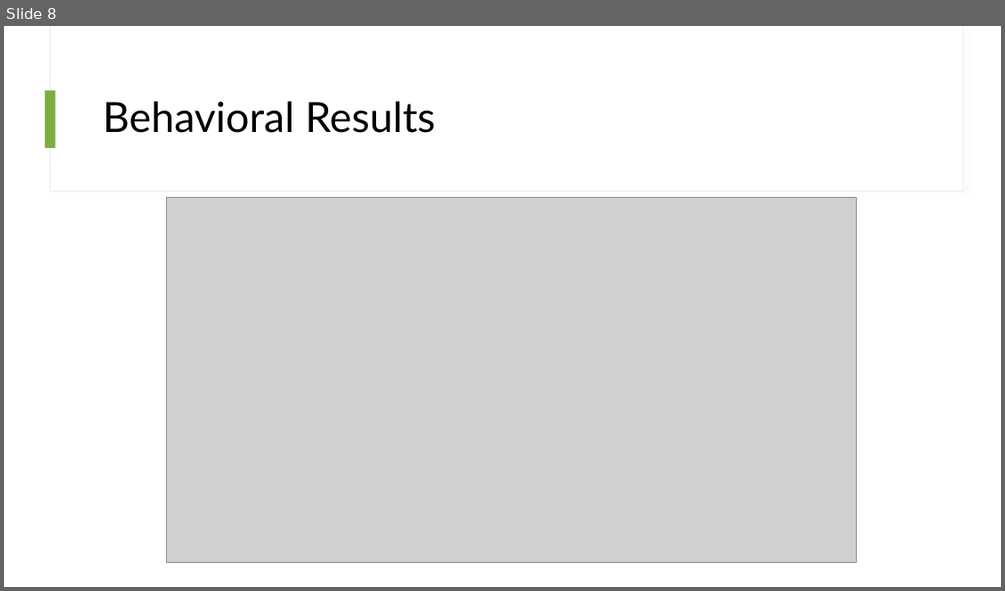
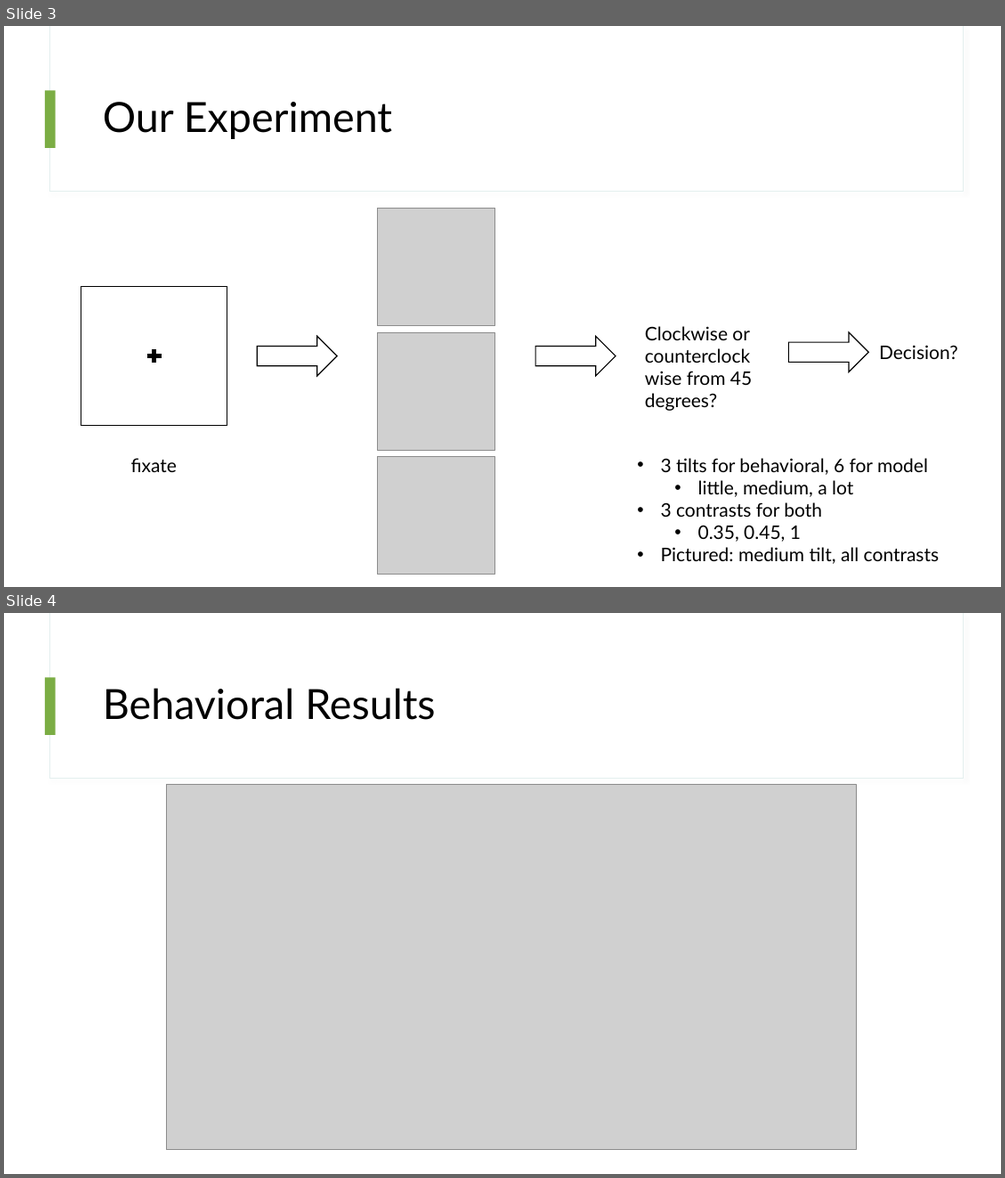
Before and after one commit to thor4/neuralnets, a slide deck: projects/1-CNN/presentations/Confidence Bias in Humans & Neural Networks.pptx. Shown one above the other, each under a label of ours: slide 8 before the commit, slides 3 and 4 after it. The pictures are 1005x591 and 1005x1178 pixels, drawn with LibreOffice and Linux fonts; fonts in the diff are those of the drawing; grey boxes stand for pictures. Boxes give left, top, right and bottom in pixels: in the first picture for what was removed or moved away, otherwise in the second. Text is boxed around its words. In the diff, an @@ line names an element or a change of style, - is before the commit and + after.

```diff
--- a/projects/1-CNN/presentations/Confidence Bias in Humans & Neural Networks.pptx
+++ b/projects/1-CNN/presentations/Confidence Bias in Humans & Neural Networks.pptx
@@ slide 3 added at box(4, 26, 1001, 587), background #FFFFFF; not listed: 3 template elements that a slide beside it also shows @@
@@ title added at box(103, 102, 392, 139), 40 pt, text #000000 @@
+Our Experiment
@@ picture added at box(378, 208, 495, 325) @@
@@ rectangle added at box(81, 286, 226, 426), outline #000000 1 pt @@
@@ right arrow added at box(257, 337, 337, 376), outline #000000 1 pt @@
@@ picture added at box(378, 332, 495, 450) @@
@@ right arrow added at box(535, 337, 615, 376), outline #000000 1 pt @@
@@ text added at box(645, 326, 752, 410), 18 pt, text #000000 @@
+Clockwise or counterclockwise from 45 degrees?
@@ right arrow added at box(788, 332, 868, 372), outline #000000 1 pt @@
@@ text added at box(879, 345, 958, 359), 18 pt, text #000000 @@
+Decision?
@@ plus sign added at box(146, 347, 163, 364), fill #000000, outline #000000 1 pt @@
@@ text added at box(131, 458, 177, 472), 18 pt, text #000000 @@
+fixate
@@ picture added at box(378, 457, 495, 574) @@
@@ text added at box(661, 458, 938, 564), 18 pt, text #000000 @@
+• 3 tilts for behavioral, 6 for model
+  • little, medium, a lot
+• 3 contrasts for both
+  • 0.35, 0.45, 1
+• Pictured: medium tilt, all contrasts
@@ what was slide 8 is now slide 4 @@
```
Also in this commit, not shown: 3 slides changed, 10 other slides added.
